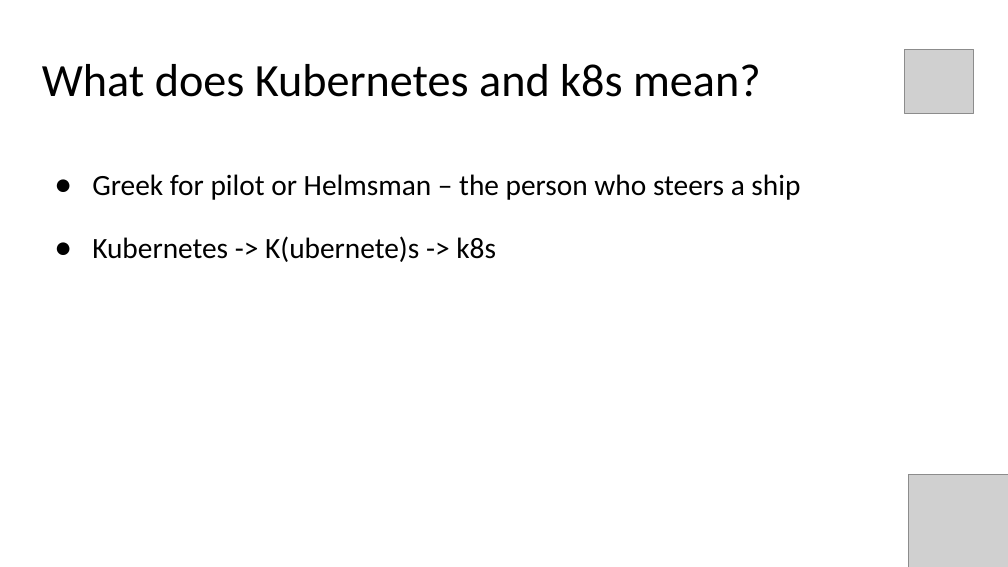
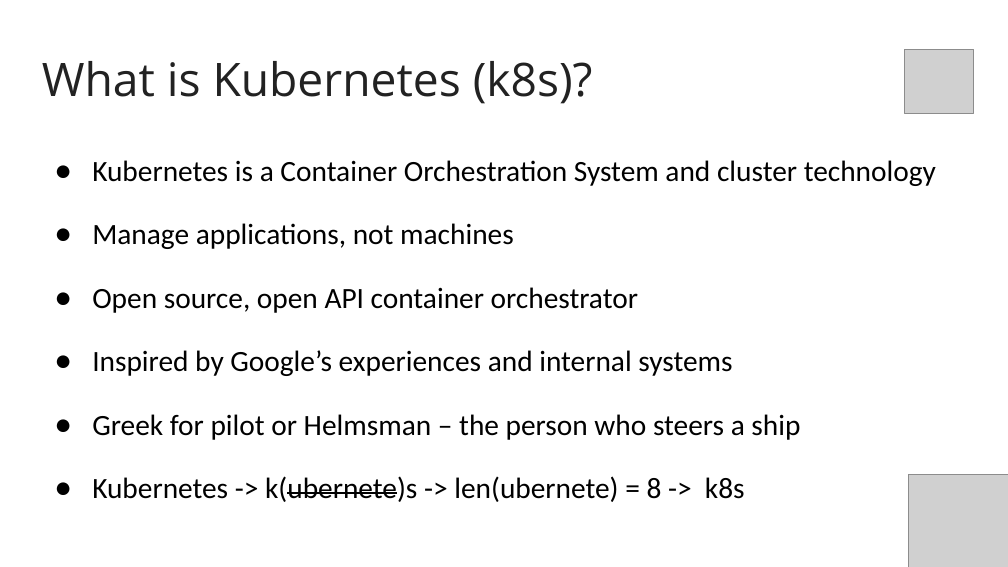
Before and after one commit to evgenyb/aks-workshops, a slide deck: slide 7 of 01-aks-and-k8s-101/slides/Introduction to AKS.pptx. Drawn at 1008x567 pixels with LibreOffice and Linux fonts; fonts in the diff are those of the drawing; grey boxes stand for pictures. Boxes give left, top, right and bottom in pixels: in the first picture for what was removed or moved away, otherwise in the second. Text is boxed around its words. In the diff, an @@ line names an element or a change of style, - is before the commit and + after.

Commit message:
Slides

```diff
--- a/01-aks-and-k8s-101/slides/Introduction to AKS.pptx
+++ b/01-aks-and-k8s-101/slides/Introduction to AKS.pptx
@@ title at (x1=42, y1=61, x2=593, y2=104): text changed; font Calibri to Open Sans; text colour #000000 to #222222 @@
-What does Kubernetes and k8s mean?
+What is Kubernetes (k8s)?
@@ text "Kubernetes is a Container Orchestration ..." moved from (x1=92, y1=174, x2=800, y2=262) to (x1=92, y1=160, x2=936, y2=502) @@
@@ text at (x1=92, y1=160, x2=936, y2=376): paragraphs added @@
+● Kubernetes is a Container Orchestration System and cluster technology
+● Manage applications, not machines
+● Open source, open API container orchestrator
+● Inspired by Google’s experiences and internal systems
@@ text at (x1=92, y1=476, x2=745, y2=502): text changed @@
-● Kubernetes -> K(ubernete)s -> k8s
+● Kubernetes -> k(ubernete)s -> len(ubernete) = 8 -> k8s
```
Also in this commit, not shown: 1 other slide changed, 8 slides added, 8 slides removed, 1 other file.
